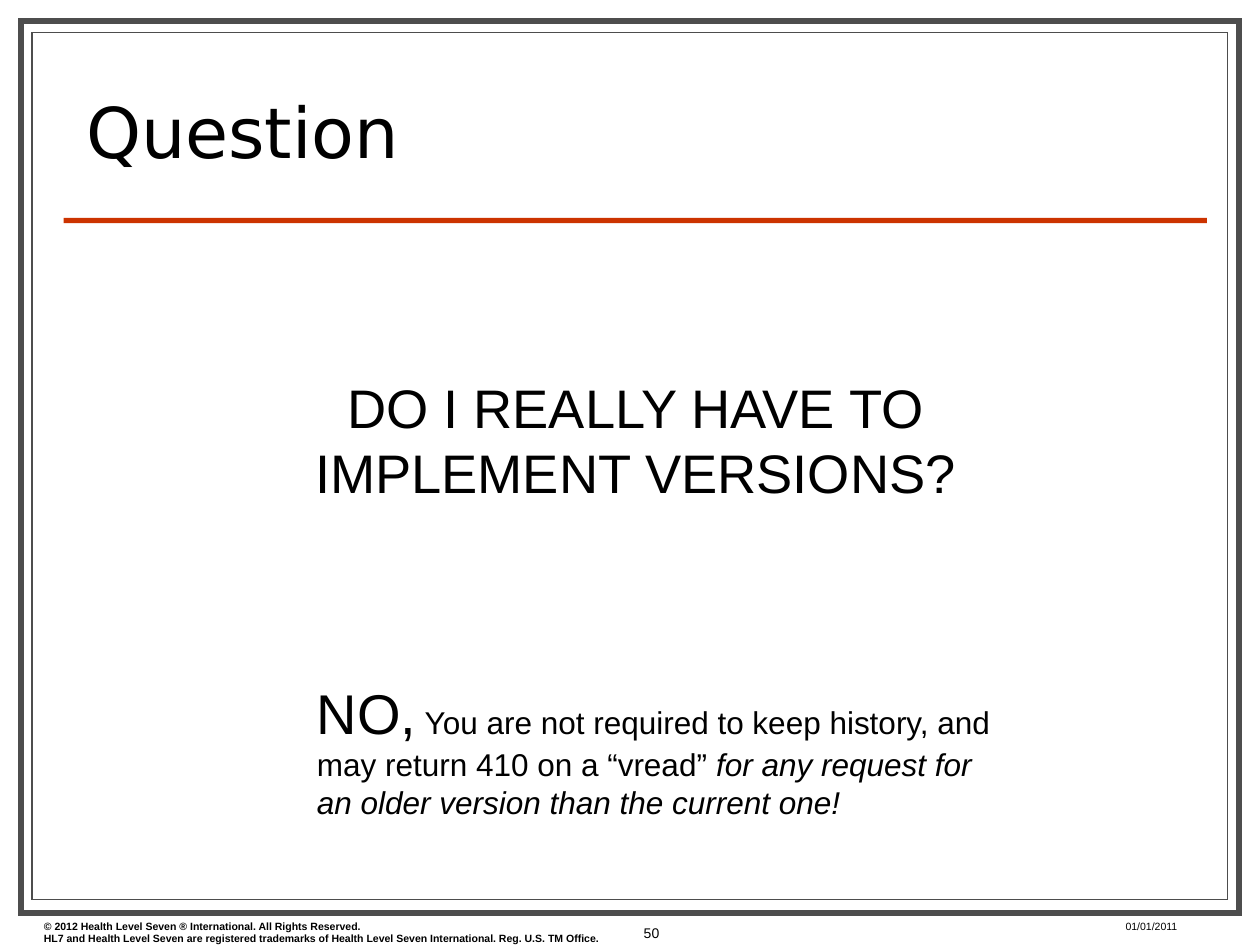
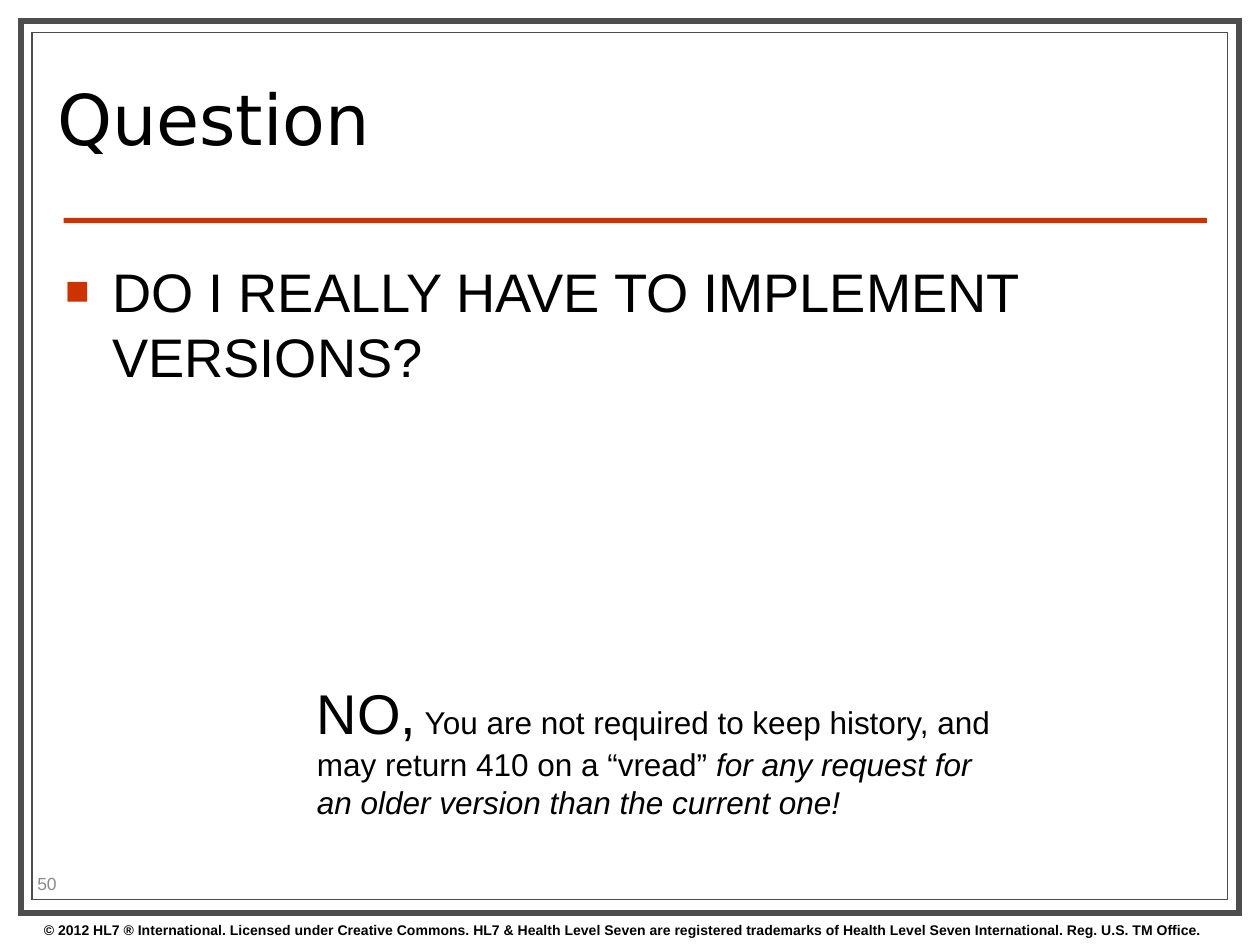
Before and after one commit to vista-novo/fhir, a slide deck: slide 50 of presentations/2013-01 Tutorials/201301 - Phoenix - FhirForDevelopersWGMTutorial.pptx. Drawn at 1260x945 pixels with LibreOffice and Linux fonts; fonts in the diff are those of the drawing; background and template pictures are left out. Boxes give left, top, right and bottom in pixels: in the first picture for what was removed or moved away, otherwise in the second. Text is boxed around its words. In the diff, an @@ line names an element or a change of style, - is before the commit and + after.

```diff
--- a/presentations/2013-01 Tutorials/201301 - Phoenix - FhirForDevelopersWGMTutorial.pptx
+++ b/presentations/2013-01 Tutorials/201301 - Phoenix - FhirForDevelopersWGMTutorial.pptx
@@ title "Question": place and size @@
-title "Question" at [86,104,399,167]
+title "Question" at [57,91,370,154]
@@ title "Question" at [57,91,370,154]: vertical alignment bottom to middle @@
@@ text "DO I REALLY HAVE TO ...": place and size @@
-text "DO I REALLY HAVE TO ..." at [315,390,955,494]
+text "DO I REALLY HAVE TO ..." at [112,274,1020,378]
@@ text "DO I REALLY HAVE TO ..." at [112,274,1020,378]: alignment centre to left; bullet none to ■ @@
@@ page number: place and size @@
-page number at [644,928,660,938]
+page number at [37,878,56,890]
@@ page number at [37,878,56,890]: size 8 to 10 pt, text colour #000000 to #8C8C8C; alignment right to left @@
@@ text at [58,925,1201,938]: text changed; size 6 to 8 pt @@
-© 2012 Health Level Seven ® International. All Rights Reserved.
-HL7 and Health Level Seven are registered trademarks of Health Level Seven International. Reg. U.S. TM Office.
+© 2012 HL7 ® International. Licensed under Creative Commons. HL7 & Health Level Seven are registered trademarks of Health Level Seven International. Reg. U.S. TM Office.
@@ text removed at [1126,922,1178,930] @@
-01/01/2011
```
Also in this commit, not shown: 84 other slides changed, 1 slide added, 1 slide removed.
